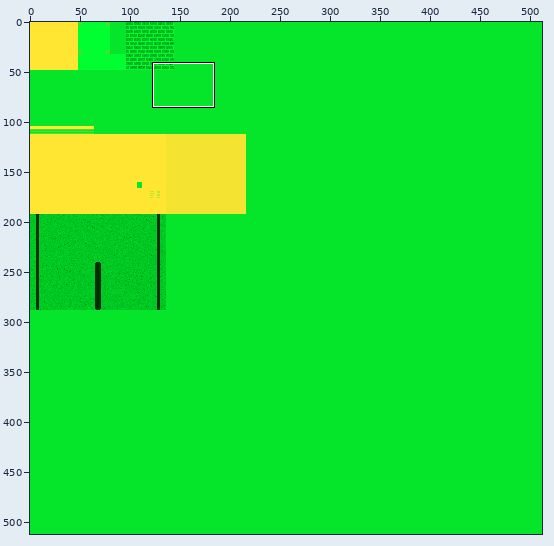
Sprite sheet: spritesheet_mtl.png. The first picture is a wide view before the edit; the outline marks the close-up.
Close-up. The starting point:
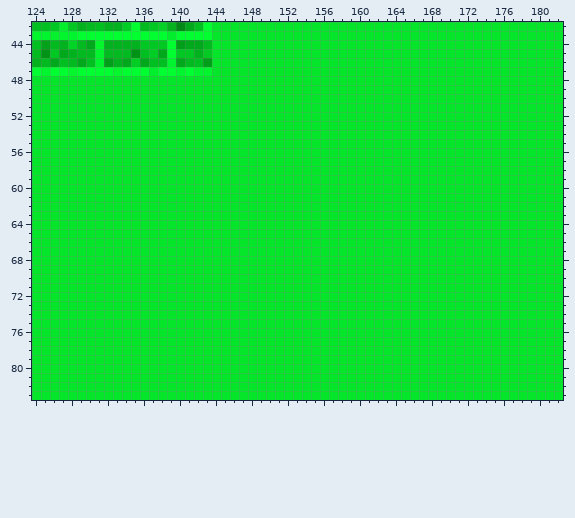
The file is 512x512 pixels. Colours within 5 levels of each other are drawn and written as one. Shown: x 124..182, y 42..83.
New version:
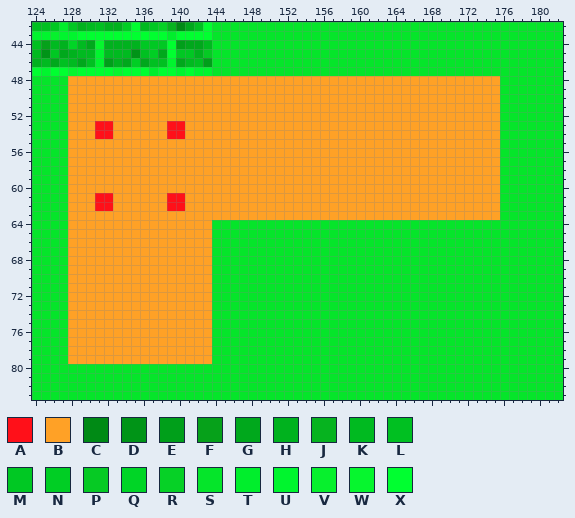
Palette (. is transparent): A #ff1019  B #ffa126  C #008a15  D #009417  E #009f1a  F #06a11a  G #00a81c  H #00b21e  J #06b31f  K #00ba20  L #00c021  M #00c823  N #00ce24  P #06ca24  Q #00d526  R #06d126  S #05e52a  T #00ee2c  U #00f52e  V #07f02d  W #06f62e  X #00ff30
What changed:
@@ x 124..182 @@
 47 XUXXWXXXXWXXXTXXUXUUSSSSSSSSSSSSSSSSSSSSSSSSSSSSSSSSSSSSSSS
-48 SSSSSSSSSSSSSSSSSSSSSSSSSSSSSSSSSSSSSSSSSSSSSSSSSSSSSSSSSSS
-49 SSSSSSSSSSSSSSSSSSSSSSSSSSSSSSSSSSSSSSSSSSSSSSSSSSSSSSSSSSS
-50 SSSSSSSSSSSSSSSSSSSSSSSSSSSSSSSSSSSSSSSSSSSSSSSSSSSSSSSSSSS
-51 SSSSSSSSSSSSSSSSSSSSSSSSSSSSSSSSSSSSSSSSSSSSSSSSSSSSSSSSSSS
-52 SSSSSSSSSSSSSSSSSSSSSSSSSSSSSSSSSSSSSSSSSSSSSSSSSSSSSSSSSSS
-53 SSSSSSSSSSSSSSSSSSSSSSSSSSSSSSSSSSSSSSSSSSSSSSSSSSSSSSSSSSS
-54 SSSSSSSSSSSSSSSSSSSSSSSSSSSSSSSSSSSSSSSSSSSSSSSSSSSSSSSSSSS
-55 SSSSSSSSSSSSSSSSSSSSSSSSSSSSSSSSSSSSSSSSSSSSSSSSSSSSSSSSSSS
-56 SSSSSSSSSSSSSSSSSSSSSSSSSSSSSSSSSSSSSSSSSSSSSSSSSSSSSSSSSSS
-57 SSSSSSSSSSSSSSSSSSSSSSSSSSSSSSSSSSSSSSSSSSSSSSSSSSSSSSSSSSS
-58 SSSSSSSSSSSSSSSSSSSSSSSSSSSSSSSSSSSSSSSSSSSSSSSSSSSSSSSSSSS
-59 SSSSSSSSSSSSSSSSSSSSSSSSSSSSSSSSSSSSSSSSSSSSSSSSSSSSSSSSSSS
-60 SSSSSSSSSSSSSSSSSSSSSSSSSSSSSSSSSSSSSSSSSSSSSSSSSSSSSSSSSSS
-61 SSSSSSSSSSSSSSSSSSSSSSSSSSSSSSSSSSSSSSSSSSSSSSSSSSSSSSSSSSS
-62 SSSSSSSSSSSSSSSSSSSSSSSSSSSSSSSSSSSSSSSSSSSSSSSSSSSSSSSSSSS
-63 SSSSSSSSSSSSSSSSSSSSSSSSSSSSSSSSSSSSSSSSSSSSSSSSSSSSSSSSSSS
-64 SSSSSSSSSSSSSSSSSSSSSSSSSSSSSSSSSSSSSSSSSSSSSSSSSSSSSSSSSSS
-65 SSSSSSSSSSSSSSSSSSSSSSSSSSSSSSSSSSSSSSSSSSSSSSSSSSSSSSSSSSS
-66 SSSSSSSSSSSSSSSSSSSSSSSSSSSSSSSSSSSSSSSSSSSSSSSSSSSSSSSSSSS
-67 SSSSSSSSSSSSSSSSSSSSSSSSSSSSSSSSSSSSSSSSSSSSSSSSSSSSSSSSSSS
-68 SSSSSSSSSSSSSSSSSSSSSSSSSSSSSSSSSSSSSSSSSSSSSSSSSSSSSSSSSSS
-69 SSSSSSSSSSSSSSSSSSSSSSSSSSSSSSSSSSSSSSSSSSSSSSSSSSSSSSSSSSS
-70 SSSSSSSSSSSSSSSSSSSSSSSSSSSSSSSSSSSSSSSSSSSSSSSSSSSSSSSSSSS
-71 SSSSSSSSSSSSSSSSSSSSSSSSSSSSSSSSSSSSSSSSSSSSSSSSSSSSSSSSSSS
-72 SSSSSSSSSSSSSSSSSSSSSSSSSSSSSSSSSSSSSSSSSSSSSSSSSSSSSSSSSSS
-73 SSSSSSSSSSSSSSSSSSSSSSSSSSSSSSSSSSSSSSSSSSSSSSSSSSSSSSSSSSS
-74 SSSSSSSSSSSSSSSSSSSSSSSSSSSSSSSSSSSSSSSSSSSSSSSSSSSSSSSSSSS
-75 SSSSSSSSSSSSSSSSSSSSSSSSSSSSSSSSSSSSSSSSSSSSSSSSSSSSSSSSSSS
-76 SSSSSSSSSSSSSSSSSSSSSSSSSSSSSSSSSSSSSSSSSSSSSSSSSSSSSSSSSSS
-77 SSSSSSSSSSSSSSSSSSSSSSSSSSSSSSSSSSSSSSSSSSSSSSSSSSSSSSSSSSS
-78 SSSSSSSSSSSSSSSSSSSSSSSSSSSSSSSSSSSSSSSSSSSSSSSSSSSSSSSSSSS
-79 SSSSSSSSSSSSSSSSSSSSSSSSSSSSSSSSSSSSSSSSSSSSSSSSSSSSSSSSSSS
+48 SSSSBBBBBBBBBBBBBBBBBBBBBBBBBBBBBBBBBBBBBBBBBBBBBBBBSSSSSSS
+49 SSSSBBBBBBBBBBBBBBBBBBBBBBBBBBBBBBBBBBBBBBBBBBBBBBBBSSSSSSS
+50 SSSSBBBBBBBBBBBBBBBBBBBBBBBBBBBBBBBBBBBBBBBBBBBBBBBBSSSSSSS
+51 SSSSBBBBBBBBBBBBBBBBBBBBBBBBBBBBBBBBBBBBBBBBBBBBBBBBSSSSSSS
+52 SSSSBBBBBBBBBBBBBBBBBBBBBBBBBBBBBBBBBBBBBBBBBBBBBBBBSSSSSSS
+53 SSSSBBBAABBBBBBAABBBBBBBBBBBBBBBBBBBBBBBBBBBBBBBBBBBSSSSSSS
+54 SSSSBBBAABBBBBBAABBBBBBBBBBBBBBBBBBBBBBBBBBBBBBBBBBBSSSSSSS
+55 SSSSBBBBBBBBBBBBBBBBBBBBBBBBBBBBBBBBBBBBBBBBBBBBBBBBSSSSSSS
+56 SSSSBBBBBBBBBBBBBBBBBBBBBBBBBBBBBBBBBBBBBBBBBBBBBBBBSSSSSSS
+57 SSSSBBBBBBBBBBBBBBBBBBBBBBBBBBBBBBBBBBBBBBBBBBBBBBBBSSSSSSS
+58 SSSSBBBBBBBBBBBBBBBBBBBBBBBBBBBBBBBBBBBBBBBBBBBBBBBBSSSSSSS
+59 SSSSBBBBBBBBBBBBBBBBBBBBBBBBBBBBBBBBBBBBBBBBBBBBBBBBSSSSSSS
+60 SSSSBBBBBBBBBBBBBBBBBBBBBBBBBBBBBBBBBBBBBBBBBBBBBBBBSSSSSSS
+61 SSSSBBBAABBBBBBAABBBBBBBBBBBBBBBBBBBBBBBBBBBBBBBBBBBSSSSSSS
+62 SSSSBBBAABBBBBBAABBBBBBBBBBBBBBBBBBBBBBBBBBBBBBBBBBBSSSSSSS
+63 SSSSBBBBBBBBBBBBBBBBBBBBBBBBBBBBBBBBBBBBBBBBBBBBBBBBSSSSSSS
+64 SSSSBBBBBBBBBBBBBBBBSSSSSSSSSSSSSSSSSSSSSSSSSSSSSSSSSSSSSSS
+65 SSSSBBBBBBBBBBBBBBBBSSSSSSSSSSSSSSSSSSSSSSSSSSSSSSSSSSSSSSS
+66 SSSSBBBBBBBBBBBBBBBBSSSSSSSSSSSSSSSSSSSSSSSSSSSSSSSSSSSSSSS
+67 SSSSBBBBBBBBBBBBBBBBSSSSSSSSSSSSSSSSSSSSSSSSSSSSSSSSSSSSSSS
+68 SSSSBBBBBBBBBBBBBBBBSSSSSSSSSSSSSSSSSSSSSSSSSSSSSSSSSSSSSSS
+69 SSSSBBBBBBBBBBBBBBBBSSSSSSSSSSSSSSSSSSSSSSSSSSSSSSSSSSSSSSS
+70 SSSSBBBBBBBBBBBBBBBBSSSSSSSSSSSSSSSSSSSSSSSSSSSSSSSSSSSSSSS
+71 SSSSBBBBBBBBBBBBBBBBSSSSSSSSSSSSSSSSSSSSSSSSSSSSSSSSSSSSSSS
+72 SSSSBBBBBBBBBBBBBBBBSSSSSSSSSSSSSSSSSSSSSSSSSSSSSSSSSSSSSSS
+73 SSSSBBBBBBBBBBBBBBBBSSSSSSSSSSSSSSSSSSSSSSSSSSSSSSSSSSSSSSS
+74 SSSSBBBBBBBBBBBBBBBBSSSSSSSSSSSSSSSSSSSSSSSSSSSSSSSSSSSSSSS
+75 SSSSBBBBBBBBBBBBBBBBSSSSSSSSSSSSSSSSSSSSSSSSSSSSSSSSSSSSSSS
+76 SSSSBBBBBBBBBBBBBBBBSSSSSSSSSSSSSSSSSSSSSSSSSSSSSSSSSSSSSSS
+77 SSSSBBBBBBBBBBBBBBBBSSSSSSSSSSSSSSSSSSSSSSSSSSSSSSSSSSSSSSS
+78 SSSSBBBBBBBBBBBBBBBBSSSSSSSSSSSSSSSSSSSSSSSSSSSSSSSSSSSSSSS
+79 SSSSBBBBBBBBBBBBBBBBSSSSSSSSSSSSSSSSSSSSSSSSSSSSSSSSSSSSSSS
 80 SSSSSSSSSSSSSSSSSSSSSSSSSSSSSSSSSSSSSSSSSSSSSSSSSSSSSSSSSSS
Changed places in both close-ups, as pixel boxes (x1, y1, x2, y2):
changed: (68, 76, 500, 364)
